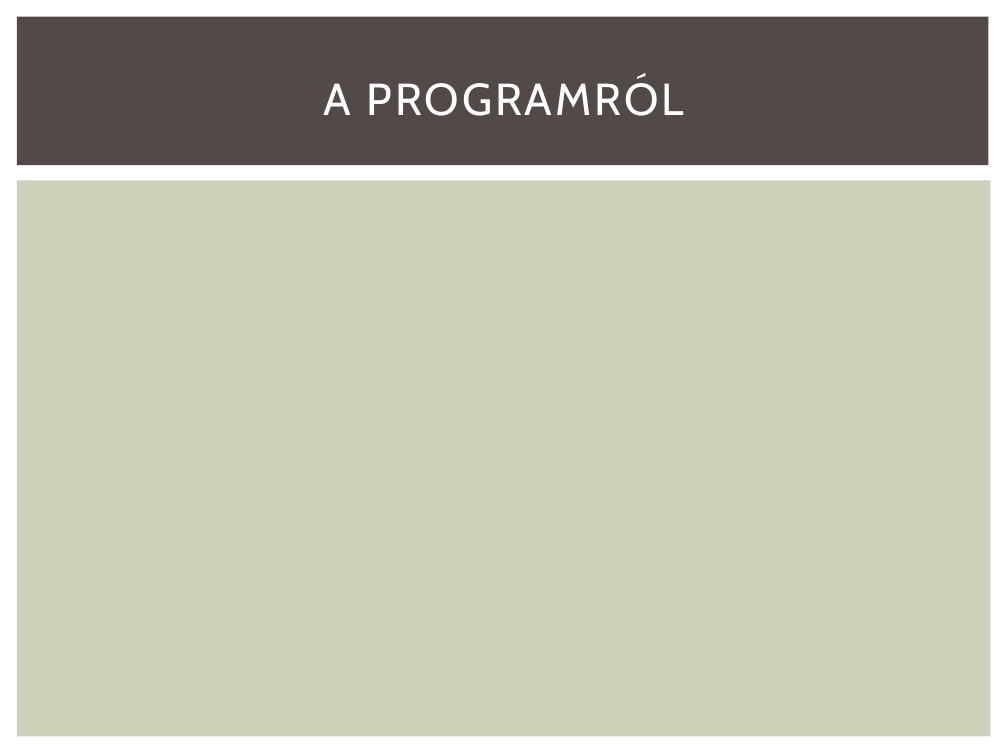
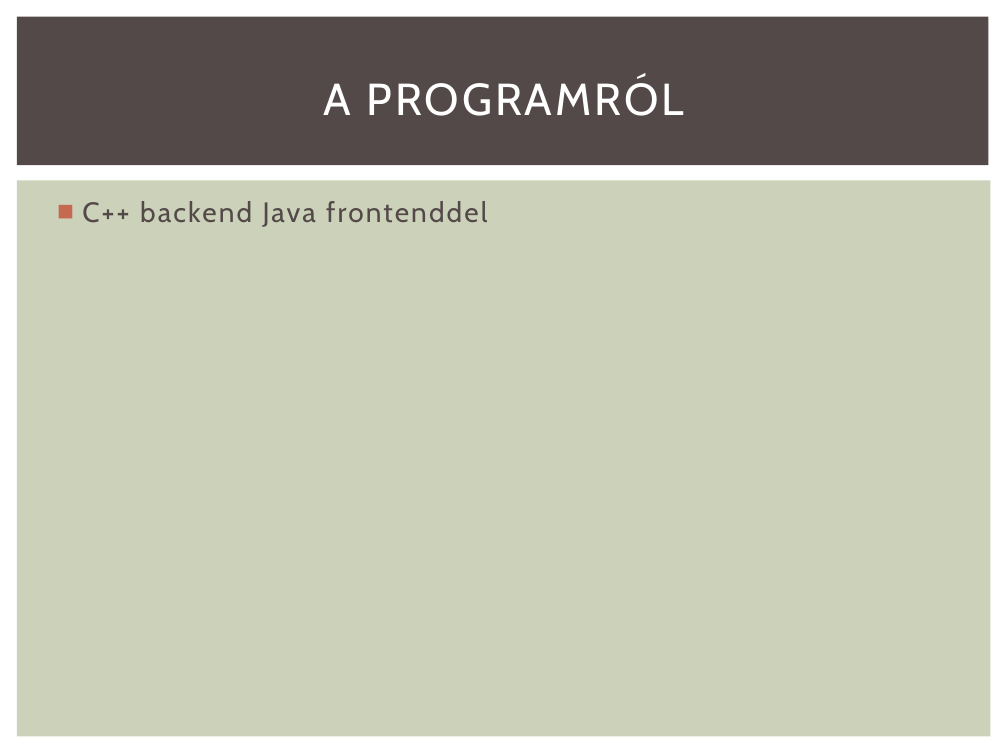
Before and after one commit to Btib/ImProcPoject, a slide deck: slide 3 of ImProc/Img/1_Prezentáció.pptx. Drawn at 1008x756 pixels with LibreOffice and Linux fonts; fonts in the diff are those of the drawing. Boxes give left, top, right and bottom in pixels: in the first picture for what was removed or moved away, otherwise in the second. Text is boxed around its words. In the diff, an @@ line names an element or a change of style, - is before the commit and + after.

```diff
--- a/ImProc/Img/1_Prezentáció.pptx
+++ b/ImProc/Img/1_Prezentáció.pptx
@@ text added at (82,201,487,227), 20 pt, text #534949 @@
+■ C++ backend Java frontenddel
```
Also in this commit, not shown: 1 other slide changed.
